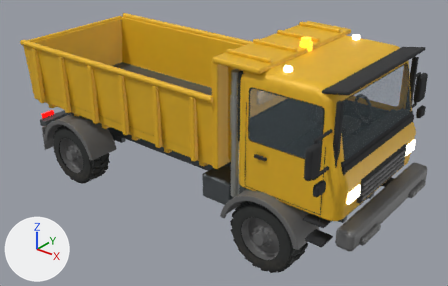
Two versions of the glTF model assets/models/truck_used.glb, one commit apart.
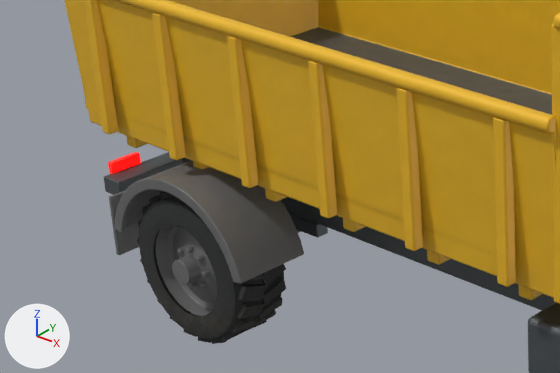
The first picture shows the older version from a 50 mm camera at (6.23, -7.23, 4.24) aimed at (0.48, -0.04, -0.22). The close-ups show the older and then the newer version on the part from 0% to 48% of the width and 18% to 68% of the height of that picture. Only the edits that show in the close-ups are written down. The lights are fixed; the arrows at lower left show +X, +Y and +Z. Where no turn or scale is listed for an object, it has been applied to the vertices.

The first close-up shows 'Bed', 'Chassis', 'Mudguards', 'Wheel3_Rim', 'Wheel3_Tyre' and 1 more.
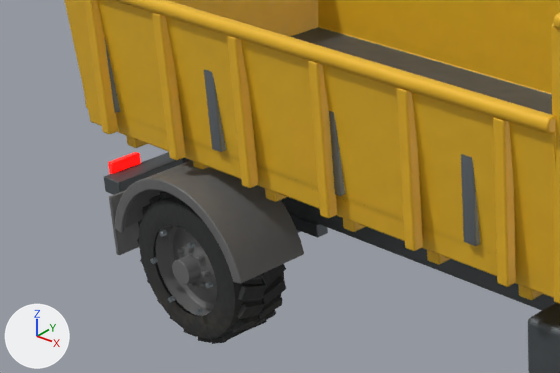
Location of each change, (x1, y1, x2, y2) in pixels of the close-ups (560 x 373 px):
'Clean bed stiffener.003', added: after (461, 154, 480, 246)
'Clean bed stiffener.001', added: after (204, 69, 226, 152)
'Clean bed stiffener.002', added: after (329, 111, 345, 196)
'Clean bed stiffener', added: after (104, 37, 120, 113)

The change, as a diff of the scene's bpy script:
```diff
--- a/assets/models/truck_used.glb.py
+++ b/assets/models/truck_used.glb.py
@@ mat_review_cleansteel @@
+mat_review_cleansteel = principled_material('Review_CleanSteel')
+mat_review_cleansteel.base_color = (0.22, 0.25, 0.27)  # grey #81898e
+mat_review_cleansteel.metallic = 0.7
+mat_review_cleansteel.roughness = 0.42
@@ me_clean_bed_stiffener_003 @@
+me_clean_bed_stiffener_003.from_pydata(...)  # 128 vertices, 252 faces; spans x 3.602..3.698, y -1.175..-1.115, z 0.14..0.96
+me_clean_bed_stiffener_003.materials.append(mat_review_cleansteel)  # grey #81898e
@@ me_clean_bed_stiffener_002 @@
+me_clean_bed_stiffener_002.from_pydata(...)  # 128 vertices, 252 faces; spans x 2.502..2.598, y -1.175..-1.115, z 0.14..0.96
+me_clean_bed_stiffener_002.materials.append(mat_review_cleansteel)  # grey #81898e
@@ me_clean_bed_stiffener_001 @@
+me_clean_bed_stiffener_001.from_pydata(...)  # 128 vertices, 252 faces; spans x 1.402..1.498, y -1.175..-1.115, z 0.14..0.96
+me_clean_bed_stiffener_001.materials.append(mat_review_cleansteel)  # grey #81898e
@@ me_clean_bed_stiffener @@
+me_clean_bed_stiffener.from_pydata(...)  # 128 vertices, 252 faces; spans x 0.302..0.398, y -1.175..-1.115, z 0.14..0.96
+me_clean_bed_stiffener.materials.append(mat_review_cleansteel)  # grey #81898e
@@ ob_clean_bed_stiffener_003 @@
+ob_clean_bed_stiffener_003 = bpy.data.objects.new('Clean bed stiffener.003', me_clean_bed_stiffener_003)
+ob_clean_bed_stiffener_003.location = (-3.1, 0.0, 0.05)
@@ ob_clean_bed_stiffener_002 @@
+ob_clean_bed_stiffener_002 = bpy.data.objects.new('Clean bed stiffener.002', me_clean_bed_stiffener_002)
+ob_clean_bed_stiffener_002.location = (-3.1, 0.0, 0.05)
@@ ob_clean_bed_stiffener_001 @@
+ob_clean_bed_stiffener_001 = bpy.data.objects.new('Clean bed stiffener.001', me_clean_bed_stiffener_001)
+ob_clean_bed_stiffener_001.location = (-3.1, 0.0, 0.05)
@@ ob_clean_bed_stiffener @@
+ob_clean_bed_stiffener = bpy.data.objects.new('Clean bed stiffener', me_clean_bed_stiffener)
+ob_clean_bed_stiffener.location = (-3.1, 0.0, 0.05)
```
